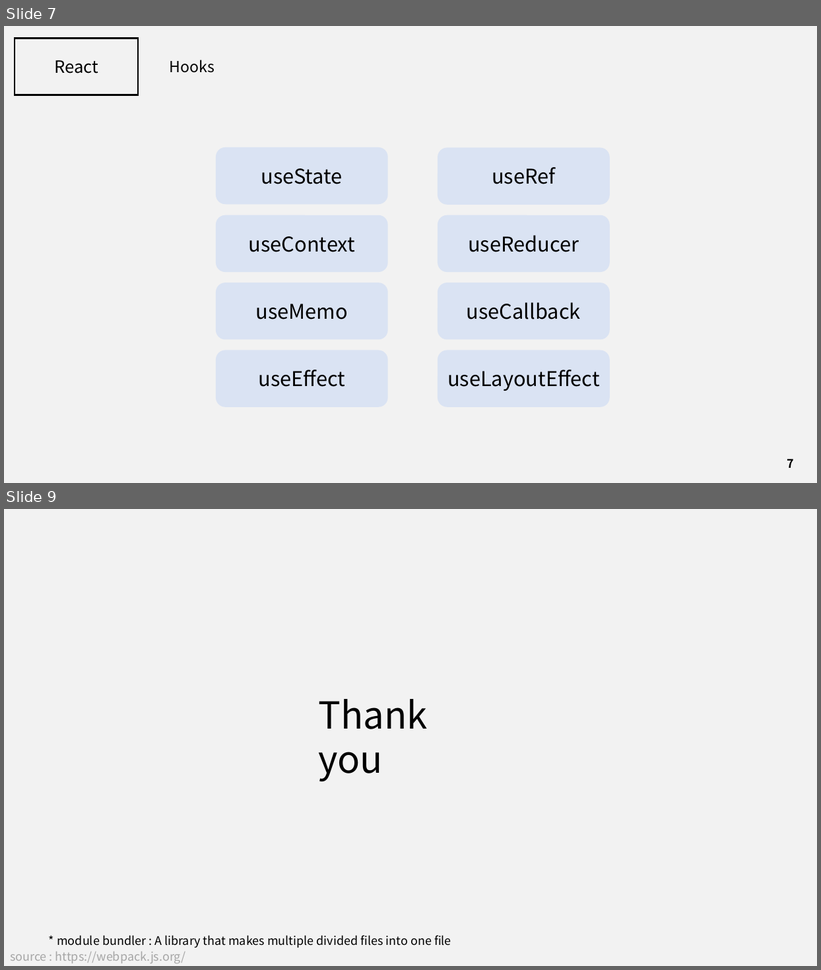
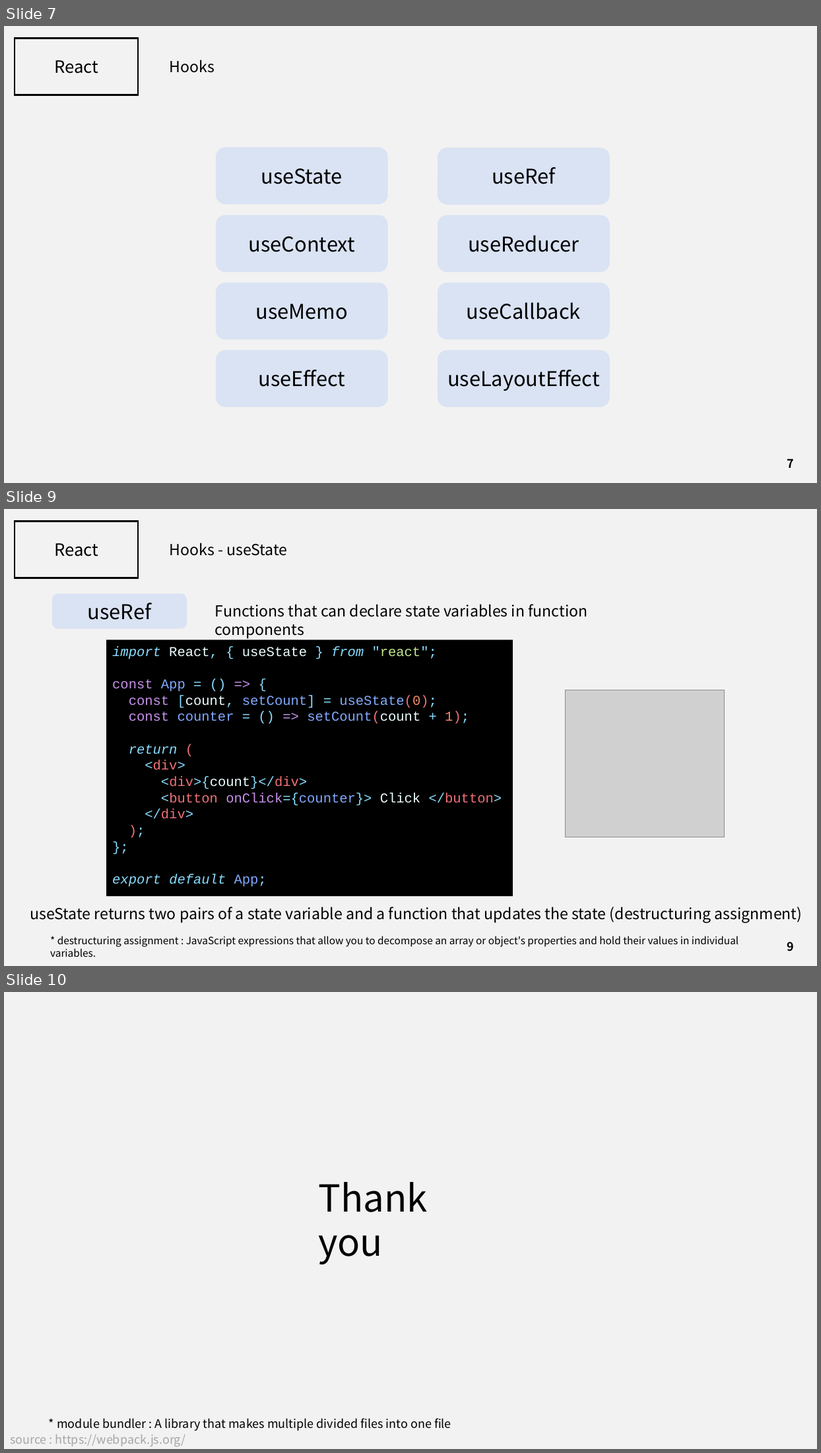
Before and after one commit to J3SUNG/Seminar, a slide deck: 210211_React_2.pptx. Shown one above the other, each under a label of ours: slides 7 and 9 before the commit, slides 7, 9 and 10 after it; the slides between them are not shown. The pictures are 821x970 and 821x1453 pixels, drawn with LibreOffice and Linux fonts; fonts in the diff are those of the drawing; grey boxes stand for pictures. Boxes give left, top, right and bottom in pixels: in the first picture for what was removed or moved away, otherwise in the second. Text is boxed around its words. In the diff, an @@ line names an element or a change of style, - is before the commit and + after.

Commit message:
21-02-12-02

```diff
--- a/210211_React_2.pptx
+++ b/210211_React_2.pptx
@@ slide 9 added at [4, 509, 817, 966], background #F2F2F2 @@
@@ rectangle added at [15, 521, 138, 578], outline #000000 2 pt @@
@@ text added at [54, 543, 98, 557], 20 pt, text #000000 @@
+React
@@ text added at [169, 543, 287, 556], 18 pt, text #000000 @@
+Hooks - useState
@@ rounded rectangle added at [52, 593, 187, 629], fill #DAE3F3, 24 pt, text #000000 @@
+useRef
@@ text added at [215, 604, 587, 639], 18 pt, text #000000 @@
+Functions that can declare state variables in function components
@@ rectangle added at [106, 640, 514, 897], fill #000000, 16 pt, text #89DDFF @@
+import React, { useState } from "react";
+const App = () => {
+const [count, setCount] = useState(0);
+const counter = () => setCount(count + 1);
+return (
+<div>
+<div>{count}</div>
+<button onClick={counter}> Click </button>
+</div>
+);
+};
+export default App;
@@ picture added at [565, 690, 725, 838] @@
@@ text added at [30, 907, 803, 923], 18 pt, text #000000 @@
+useState returns two pairs of a state variable and a function that updates the state (destructuring assignment)
@@ text added at [50, 936, 739, 957], 12 pt, text #000000 @@
+* destructuring assignment : JavaScript expressions that allow you to decompose an array or object's properties and hold their values in individual variables.
@@ page number added at [787, 942, 794, 952], 14 pt, text #000000, bold @@
+9
@@ what was slide 9 is now slide 10 @@
```
Also in this commit, not shown: 1 slide changed.
